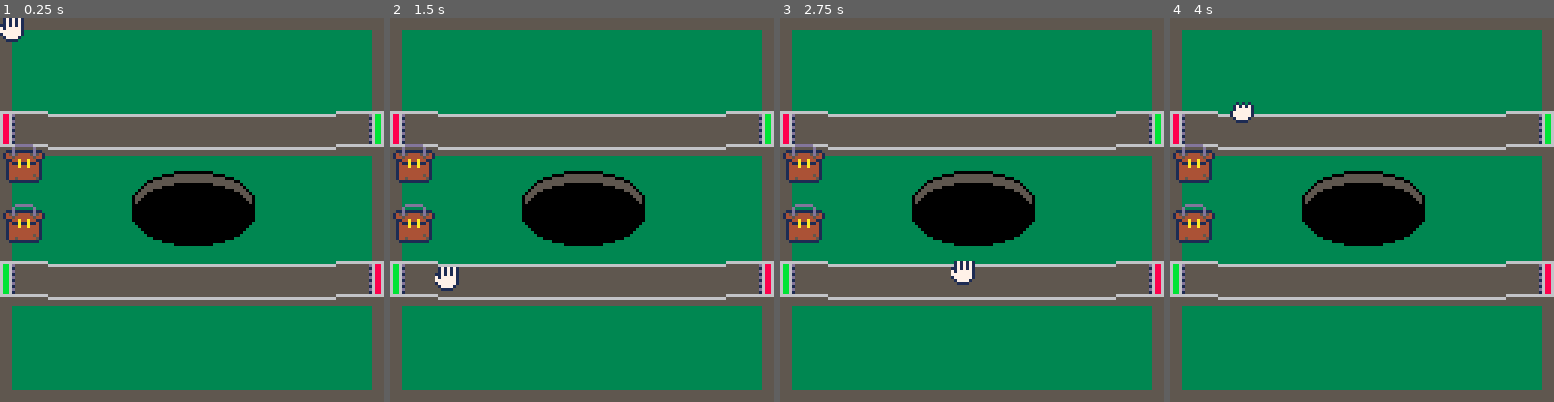
Above: before the commit, frames 1-4 (left to right).
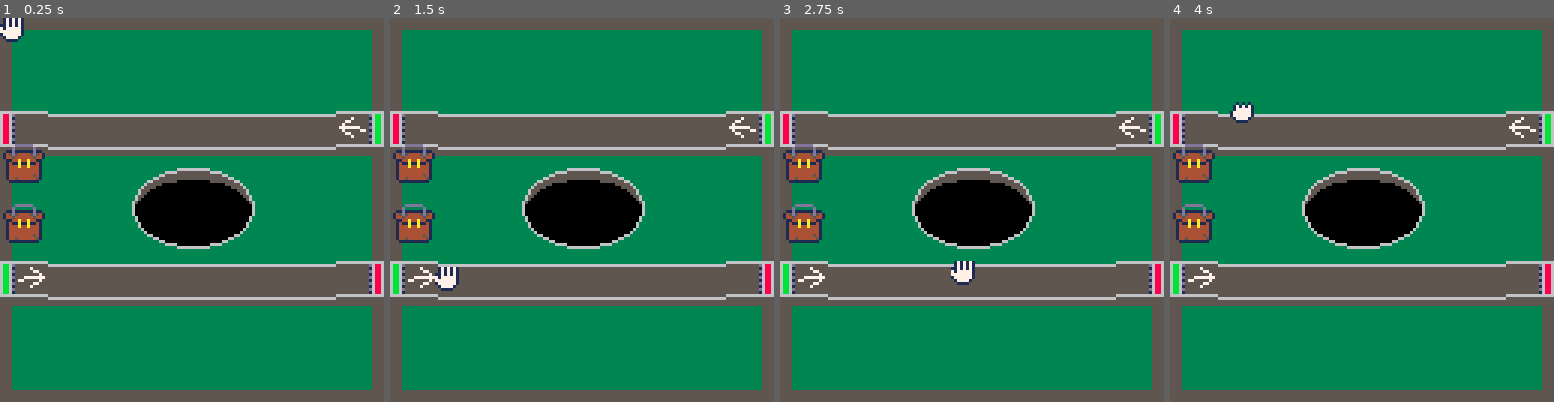
Above: after the commit, the same moments.

Repository: 4brn/Customs
Game: PICO-8 cartridge src/game.p8
Two runs of this game, one before a commit and one after it. Both use one fixed random seed, a clock stepped at 60 frames per second and the inputs below.
Inputs (mouse positions are in pixels of both pictures, inside the frame that each line leads up to):
- Up to frame 1 (0.25 s): no input
- Up to frame 2 (1.5 s): click (670, 121) at 0.67 s; click (436, 267) at 1.22 s
- Up to frame 3 (2.75 s): click (887, 114) at 1.77 s; click (952, 259) at 2.32 s
- Up to frame 4 (4 s): click (1404, 106) at 2.87 s; click (1465, 256) at 3.42 s; click (1231, 102) at 3.97 s

The runs differ from the first frame. In frame 1, 1.1% of the frame differs, in the area x 4-96%, y 25-71%; in frame 2, 1.1%; in frame 3, 1.1%; in frame 4, 1.1%.

Commit message:
Make entities move on conveyor belts

Diff:
--- a/src/area.lua
+++ b/src/area.lua
@@ -30,9 +30,8 @@
 
 function draw_areas()
     for a in all(areas) do
-        ovalfill(a.x, a.y, a.x + a.width, a.y + a.height, 5)
-        oval(a.x, a.y, a.x + a.width, a.y + a.height, 0)
-        ovalfill(a.x, a.y + 4, a.x + a.width, a.y + a.height + 4, area_colors.fill)
-        oval(a.x, a.y + 4, a.x + a.width, a.y + a.height + 4, 0)
+        ovalfill(a.x + 1, a.y, a.x - 1 + a.width, a.y + a.height, 5)
+        ovalfill(a.x + 1, a.y + 3, a.x + a.width - 1, a.y + a.height + 4, area_colors.fill)
+        oval(a.x, a.y - 1, a.x + a.width, a.y + a.height + 5, 6)
     end
 end
--- a/src/color.lua
+++ b/src/color.lua
@@ -1,7 +1,7 @@
 function update_color()
     if dragging then
         -- grey-scale color pallet
-        pal({129,130,134,5,5,7,7,6,6,7,5,131,6,5,7}, 1)
+        pal({129,130,134,5,5,7,7,5,6,7,6,131,6,5,7}, 1)
     else
         pal()
     end
--- a/src/conveyor.lua
+++ b/src/conveyor.lua
@@ -18,7 +18,7 @@
 function draw_belts()
     for belt in all(belts) do
         for tile in all(belt.tiles) do
-            spr(belt_sprites[tile.type], tile.x, tile.y, 2,2,belt.flipped)
+            spr(belt_sprites[tile.type], tile.x, belt.y, 2,2,belt.flipped)
         end
     end
 end
@@ -52,7 +52,7 @@
 
         add(belt.tiles, {
             x = i,
-            y = y,
+            -- y = y,
             type = type,
         })
     end
@@ -60,13 +60,13 @@
     add(belts, belt)
 end
 
--- function on_belt(entity)
---     for index,belt in pairs(belts) do
---         if (entity.x >= 0 and entity.y >= belt.y) and
---         (entity.x + entity.size <= 127 + size and entity.y + entity.size <= belt.y - size ) then
---             return index
---         end
---     end
+function on_belt(obj)
+    local y = obj.y
+    for index,belt in pairs(belts) do
+        if y + 8 > belt.y and y + 8 < belt.y + 16 then
+            return true, index
+        end
+    end
 
---     return nil
--- end
+    return false, nil
+end
--- a/src/debug.lua
+++ b/src/debug.lua
@@ -23,7 +23,7 @@
         mouse_data()
         explosion_data()
         entity_data()
-        keyboard_data()
+        belt_data()
     end
 end
 
@@ -43,10 +43,13 @@
 function entity_data()
     cursor(57,2,7)
     print("nttys:"..#Entities)
-    print("slctd:".. (entity_selected == nil and "none" or entity_selected))
+    print("slctd:".. (entity_selected == nil and 0 or entity_selected))
 end
 
-function keyboard_data()
-    cursor(97,2,7)
-    print("kb:" .. stat(31))
+function belt_data()
+    cursor(97, 2, 7)
+    -- print(belt_info.index)
+    -- print(#belt_info.belt.tiles)
+    -- print(on_belt(mouse), 7)
+    -- print(Entities[1].on_belt, 7)
 end
--- a/src/entity.lua
+++ b/src/entity.lua
@@ -29,6 +29,7 @@
         size = 16,
         sprite = sprite,
         safe = safe,
+        on_belt = nil
     }
     )
 end
@@ -36,6 +37,7 @@
 function inside_entity(entity)
     if (mouse.x > entity.x and mouse.y > entity.y)
         and (mouse.x < entity.x + entity.size and mouse.y < entity.y + entity.size) then
+        mouse.mode = 3
         return true
     end
 
@@ -46,6 +48,14 @@
     for i = #Entities, 1, -1 do
         local entity = Entities[i]
 
+        is_on_belt, belt_index = on_belt(entity)
+        entity.on_belt = is_on_belt and true or false
+        if belt_index ~= nil then
+            entity.dx = belts[belt_index].dx
+        else
+            entity.dx = 0
+        end
+
         -- collision
         -- if entity.x < 0 then entity.x = 0 end
         -- if entity.y < 0 then entity.y = 0 end
@@ -53,28 +63,27 @@
         -- if entity.y + entity.size > 127 then entity.y = 127 - entity.size  end
 
         -- dragging
-        if inside_entity(entity) then
-            mouse.mode = 3
-            if mouse_clicked("left") then
-                mouse.mode = 2
-                dragging = true
-                entity_selected = entity.id
-                entity.x = mouse.x - 6
-                entity.y = mouse.y - 6
+        if inside_entity(entity) and mouse_clicked("left") then
+            dragging = true
+            entity.x = mouse.x - 6
+            entity.y = mouse.y - 6
+            entity_selected = entity.id
 
+            del(Entities, entity)
+            add(Entities, entity)
+
+            mouse.mode = 2
+            break
+        else
+            if inside_area(entity.x + 8, entity.y + 8) then
                 del(Entities, entity)
-                add(Entities, entity)
-                break
-            else
-                if inside_area(entity.x + 8, entity.y + 8) then
-                    add_explosion(entity.x + 8, entity.y + 8)
-                    del(Entities, entity)
-                end
-                dragging = false
+                add_explosion(entity.x + 8, entity.y + 8)
             end
-        else
+            dragging = false
             entity_selected = nil
         end
+
+        entity.x = entity.x + entity.dx
     end
 end
 
--- a/src/game.p8
+++ b/src/game.p8
@@ -48,13 +48,13 @@
 00000000000000000000000000000000000000000000000000000000000000000000000000000000000000000000000000000000000000000065555555555600
 66666666666666660000000000000000666666666666666600000000000000000000000000000000000000000000000000000000000000000065555755555600
 6bb6d55555555555666666666666666655555555555d688600000000000000000000000000000000000000000000000000000000000000000065557775555600
-6bb61555555555555555555555555555555555555551688600000000000000000000000000000000000000000000000000000000000000000065575757555600
-6bb6d55555555555555555555555555555555555555d688600000000000000000000000000000000000000000000000000000000000000000065575757555600
-6bb61555555555555555555555555555555555555551688600000000000000000000000000000000000000000000000000000000000000000065755755755600
-6bb6d55555555555555555555555555555555555555d688600000000000000000000000000000000000000000000000000000000000000000065755755755600
-6bb61555555555555555555555555555555555555551688600000000000000000000000000000000000000000000000000000000000000000065555755555600
-6bb6d55555555555555555555555555555555555555d688600000000000000000000000000000000000000000000000000000000000000000065555755555600
-6bb61555555555555555555555555555555555555551688600000000000000000000000000000000000000000000000000000000000000000065555755555600
+6bb61555557555555555555555555555555555555551688600000000000000000000000000000000000000000000000000000000000000000065575757555600
+6bb6d55555577555555555555555555555555555555d688600000000000000000000000000000000000000000000000000000000000000000065575757555600
+6bb61555555557555555555555555555555555555551688600000000000000000000000000000000000000000000000000000000000000000065755755755600
+6bb6d55577777775555555555555555555555555555d688600000000000000000000000000000000000000000000000000000000000000000065755755755600
+6bb61577555557555555555555555555555555555551688600000000000000000000000000000000000000000000000000000000000000000065555755555600
+6bb6d55555577555555555555555555555555555555d688600000000000000000000000000000000000000000000000000000000000000000065555755555600
+6bb61555557555555555555555555555555555555551688600000000000000000000000000000000000000000000000000000000000000000065555755555600
 6bb6d55555555555555555555555555555555555555d688600000000000000000000000000000000000000000000000000000000000000000065555755555600
 6bb61555555555555555555555555555555555555551688600000000000000000000000000000000000000000000000000000000000000000065555755555600
 66666666666666665555555555555555666666666666666600000000000000000000000000000000000000000000000000000000000000000065555755555600
--- a/src/mouse.lua
+++ b/src/mouse.lua
@@ -6,7 +6,6 @@
     mouse.x = 64
     mouse.y = 64
     mouse.state = 0
-    mouse.delay = 0
 
     mouse.mode = 1
 end
@@ -14,16 +13,6 @@
 function mouse_clicked(button)
     if mouse.state == buttons[button] then return true end
     return false
-end
-
--- may be deleted
-function handle_click()
-    if mouse_clicked("left") and mouse.delay <= 0 then
-        add_explosion(mouse.x, mouse.y)
-        mouse.delay = 2
-    else
-        mouse.delay = mouse.delay - 0.1
-    end
 end
 
 -- stat(30) => keyboard key pressed
